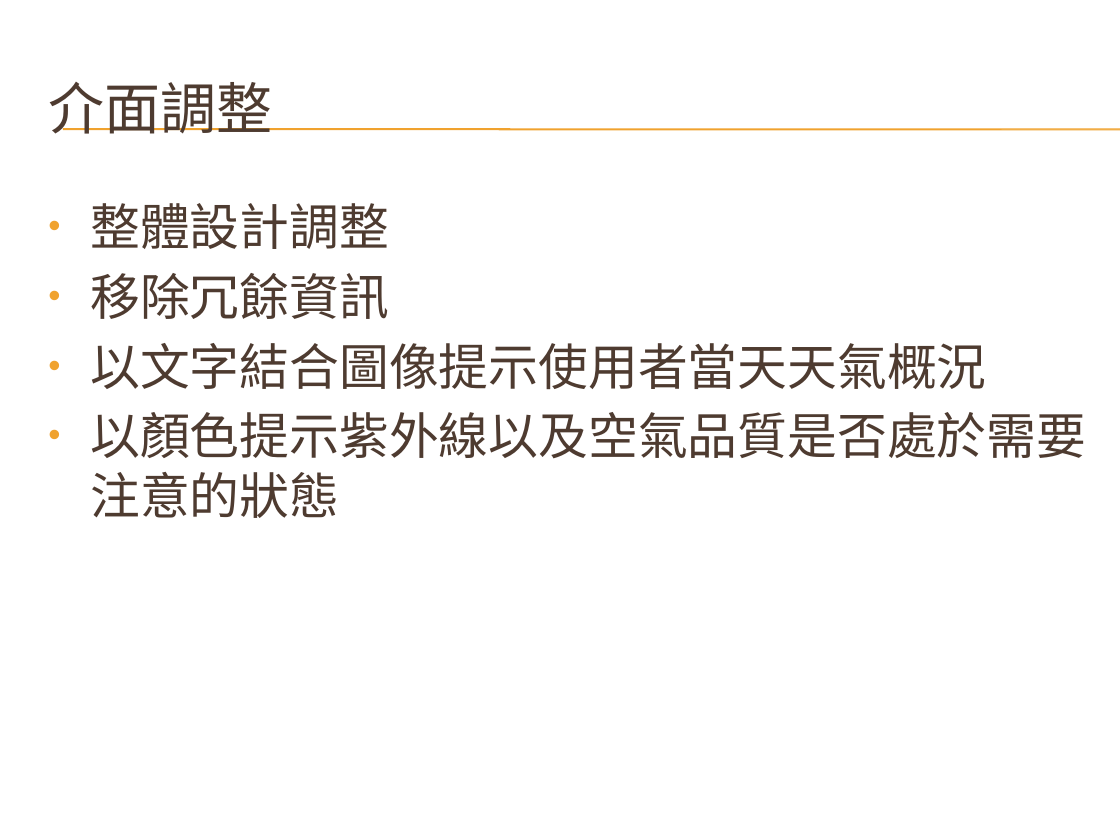
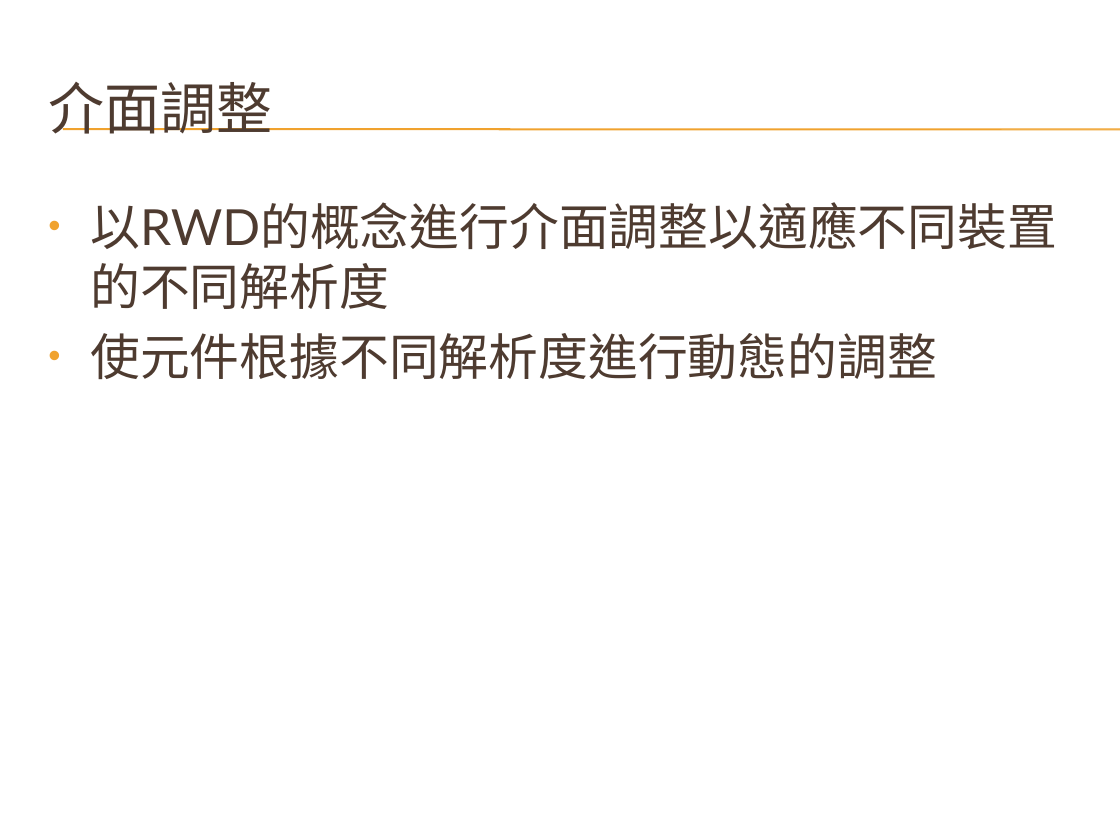
Before and after one commit to mjwade03/HtmlProject, a slide deck: slide 4 of HtmlProject/NodejsCompleteServer/Slide/天氣概況綜合資訊站 - 3rd stage.pptx (slide 5 before the commit). Drawn at 1120x840 pixels with LibreOffice and Linux fonts; fonts in the diff are those of the drawing; background and template pictures are left out. Boxes give left, top, right and bottom in pixels: in the first picture for what was removed or moved away, otherwise in the second. Text is boxed around its words. In the diff, an @@ line names an element or a change of style, - is before the commit and + after.

```diff
--- a/HtmlProject/NodejsCompleteServer/Slide/天氣概況綜合資訊站 - 3rd stage.pptx
+++ b/HtmlProject/NodejsCompleteServer/Slide/天氣概況綜合資訊站 - 3rd stage.pptx
@@ text at [90,202,1057,379]: text changed @@
-• 整體設計調整
-• 移除冗餘資訊
-• 以文字結合圖像提示使用者當天天氣概況
-• 以顏色提示紫外線以及空氣品質是否處於需要注意的狀態
+• 以RWD的概念進行介面調整以適應不同裝置的不同解析度
+• 使元件根據不同解析度進行動態的調整
```
Also in this commit, not shown: 3 other slides changed, 4 slides added, 3 slides removed, 1 other file.
